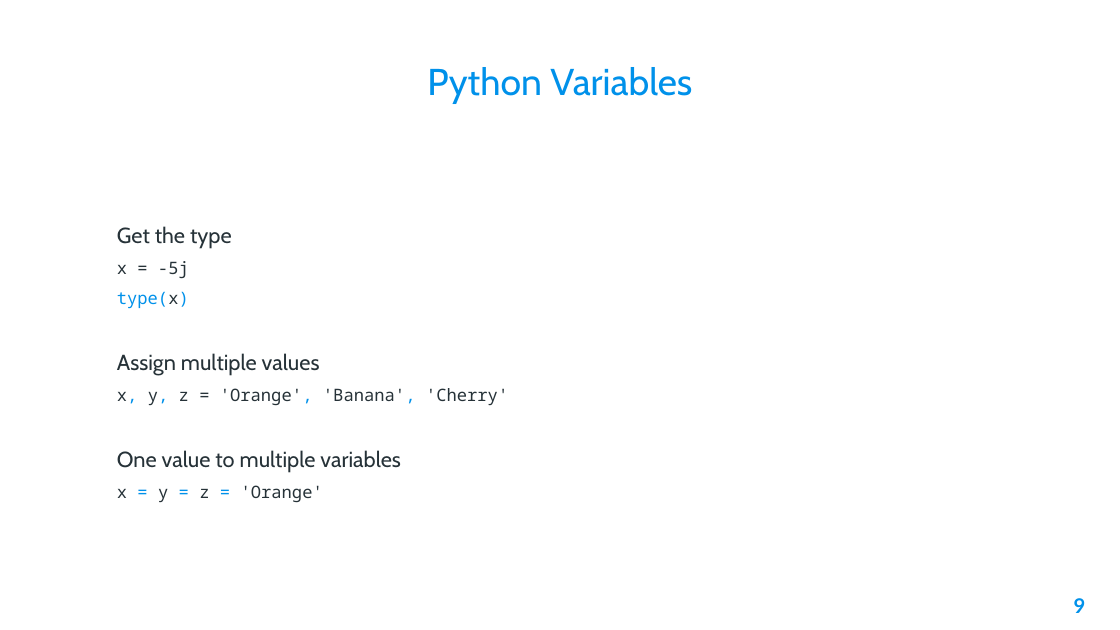
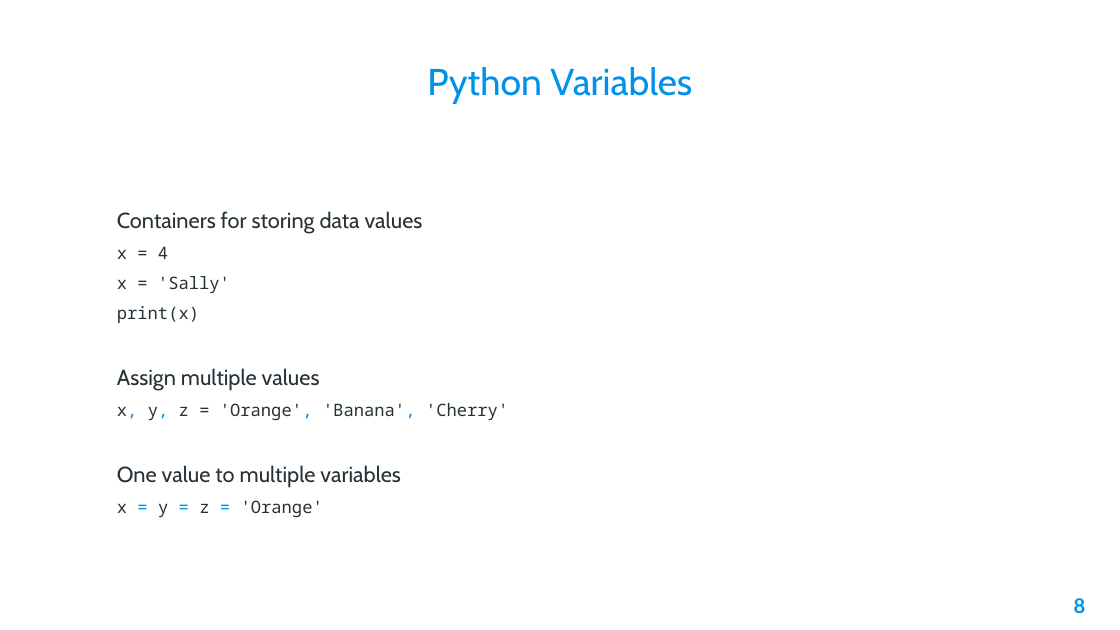
Before and after one commit to AleeRezaa/learn-python, a slide deck: slide 8 of Python.pptx (slide 9 before the commit). Drawn at 1120x630 pixels with LibreOffice and Linux fonts; fonts in the diff are those of the drawing; background and template pictures are left out. Boxes give left, top, right and bottom in pixels: in the first picture for what was removed or moved away, otherwise in the second. Text is boxed around its words. In the diff, an @@ line names an element or a change of style, - is before the commit and + after.

```diff
--- a/Python.pptx
+++ b/Python.pptx
@@ text at (117,211,423,323): text changed; size 11 to 14 pt; font Noto Sans Mono to Cabin @@
-Get the type
-x = -5j
-type(x)
+Containers for storing data values
+x = 4
+x = 'Sally'
+print(x)
@@ page number at (1074,598,1086,613): text changed @@
-9
+8
```
Also in this commit, not shown: 9 other slides changed, 1 slide added, 3 slides removed.
